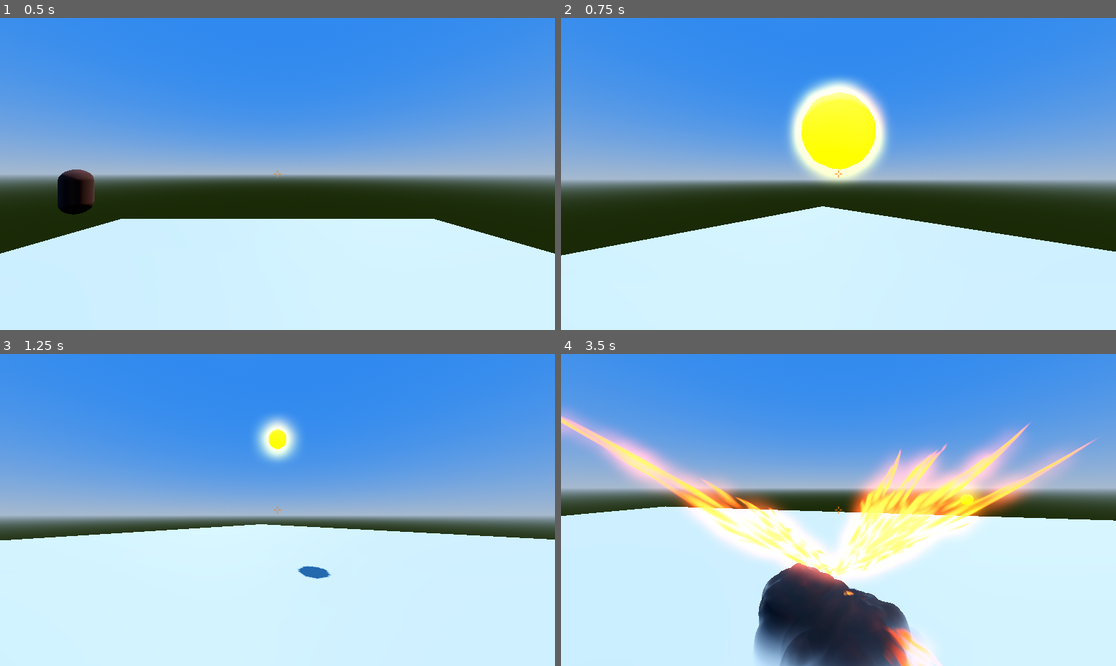
Above: before the commit, frames 1-4 (two rows, left to right).
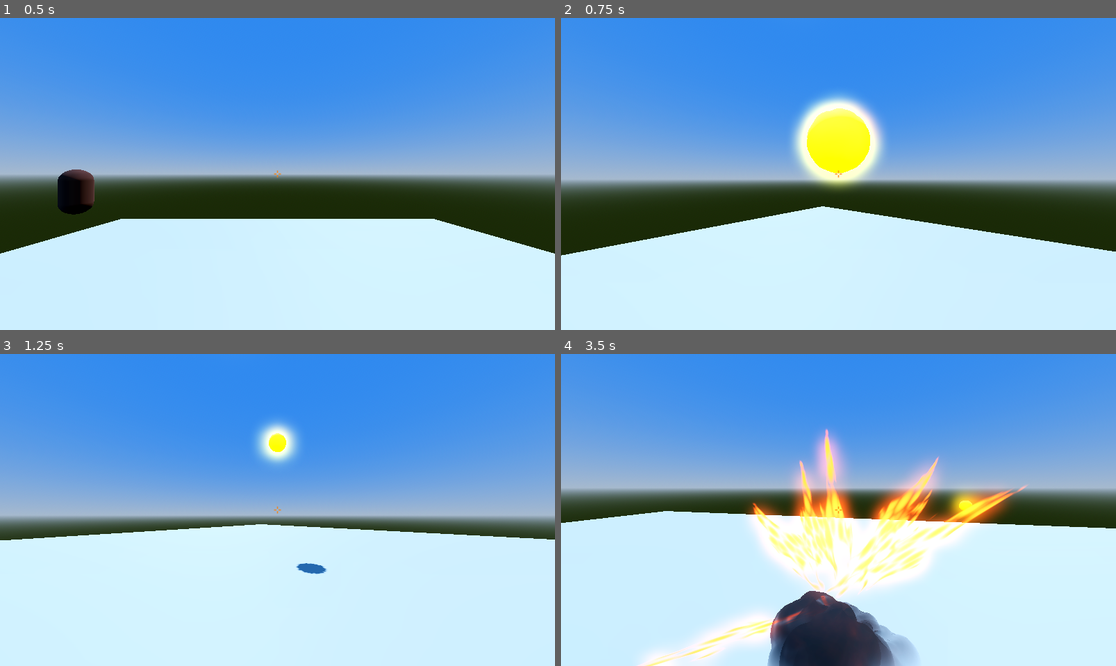
Above: after the commit, the same moments.

Repository: hottpants/midevilarena
Game: Godot game, scene res://Scenes/game_canvas.tscn
Two runs of this game, one before a commit and one after it. Both use one fixed random seed, a clock stepped at 60 frames per second and the inputs below.
Inputs (mouse positions are in pixels of both pictures, inside the frame that each line leads up to):
- Up to frame 1 (0.5 s): no input
- Up to frame 2 (0.75 s): tap Enter (ui_accept) at 0.5 s; move the mouse to (866, 174) at 0.52 s; hold W (forward) from 0.53 s (still down); click (866, 174) at 0.6 s
- Up to frame 3 (1.25 s): keep holding W (forward); tap Space (jump) at 0.77 s
- Up to frame 4 (3.5 s): keep holding W (forward); move the mouse to (810, 510) at 1.27 s; click (810, 510) at 1.35 s; tap Space (jump) at 1.52, 3.02 s; move the mouse to (849, 503) at 2.02 s; click (849, 503) at 2.1 s; move the mouse to (832, 516) at 2.77 s; click (832, 516) at 2.85 s

Frame 1 is identical in both runs. In frame 2, 3.0% of the frame differs, in the area x 40-60%, y 18-55%; in frame 3, 0.7%; in frame 4, 26%, in the area x 0-100%, y 17-100%.

Commit message:
fireballs

Diff:
--- a/Resources/Shaders/fireballs.tres
+++ b/Resources/Shaders/fireballs.tres
@@ -208,7 +208,6 @@
 nodes/fragment/2/position = Vector2(-700, 180)
 nodes/fragment/5/node = SubResource("VisualShaderNodeTexture_oj4un")
 nodes/fragment/5/position = Vector2(-40, 220)
-nodes/fragment/12/position = Vector2(0, 0)
 nodes/fragment/13/node = SubResource("VisualShaderNodeTexture_0dw7n")
 nodes/fragment/13/position = Vector2(-660, 1400)
 nodes/fragment/14/node = SubResource("VisualShaderNodeColorParameter_3ismf")
--- a/Scenes/player.tscn
+++ b/Scenes/player.tscn
@@ -25,4 +25,4 @@
 fov = 90.0
 
 [node name="ProjectileSpawner" parent="Camera3D" instance=ExtResource("2_cvnsp")]
-transform = Transform3D(1, 0, 0, 0, 1, 0, 0, 0, 1, 0, 0, -0.778417)
+transform = Transform3D(1, 0, 0, 0, 1, 0, 0, 0, 1, 0, -0.0642705, -1.19553)
--- a/Scripts/enemy.gd
+++ b/Scripts/enemy.gd
@@ -7,6 +7,8 @@
 const SPEED = 5.0
 const JUMP_VELOCITY = 4.5
 
+var friction := 0.8
+
 const _3DSOUND = preload("res://Scenes/3dsound.tscn")
 
 @export var health = 100
@@ -15,7 +17,8 @@
 	# Add the gravity.
 	if not is_on_floor():
 		velocity += get_gravity() * delta
-
+	elif not velocity == Vector3(0,0,0) and is_on_floor():
+		velocity *= friction
 	## Handle jump.
 	#if Input.is_action_just_pressed("ui_accept") and is_on_floor():
 		#velocity.y = JUMP_VELOCITY
--- a/Scripts/explosion_area.gd
+++ b/Scripts/explosion_area.gd
@@ -10,5 +10,12 @@
 	if body is Enemy:
 		var distance = sqrt(((global_position.x - body.global_position.x) ** 2) + ( (global_position.y - body.global_position.y) ** 2) + ( (global_position.z - body.global_position.z) ** 2))
 		body.take_damage(damage * (size - distance)/size)
-		print("DAMAGE: " + str(damage * (size - distance)/size))
+		#print("DAMAGE: " + str(damage * (size - distance)/size))
+		body.velocity += Vector3(-3/(global_position.x - body.global_position.x), -3/(global_position.y - body.global_position.y), -3/(global_position.z - body.global_position.z))
+	if body is Player:
+		var distance = sqrt(((global_position.x - body.global_position.x) ** 2) + ( (global_position.y - body.global_position.y) ** 2) + ( (global_position.z - body.global_position.z) ** 2))
+		#body.take_damage(damage * (size - distance)/size)
+		#print("DAMAGE: " + str(damage * (size - distance)/size))
+		body.velocity += Vector3(-3/(global_position.x - body.global_position.x), -3/(global_position.y - body.global_position.y), -3/(global_position.z - body.global_position.z))
+
 	queue_free()
--- a/Scripts/player.gd
+++ b/Scripts/player.gd
@@ -5,6 +5,8 @@
 
 const SPEED = 5.0
 const JUMP_VELOCITY = 4.5
+
+var friction := 0.8
 
 var paused := false
 
@@ -19,6 +21,8 @@
 	# Add the gravity.
 	if not is_on_floor():
 		velocity += get_gravity() * delta
+	elif not velocity == Vector3(0,0,0) and is_on_floor():
+		velocity *= friction
 
 	# Handle jump.
 	if Input.is_action_just_pressed("jump") and is_on_floor():
